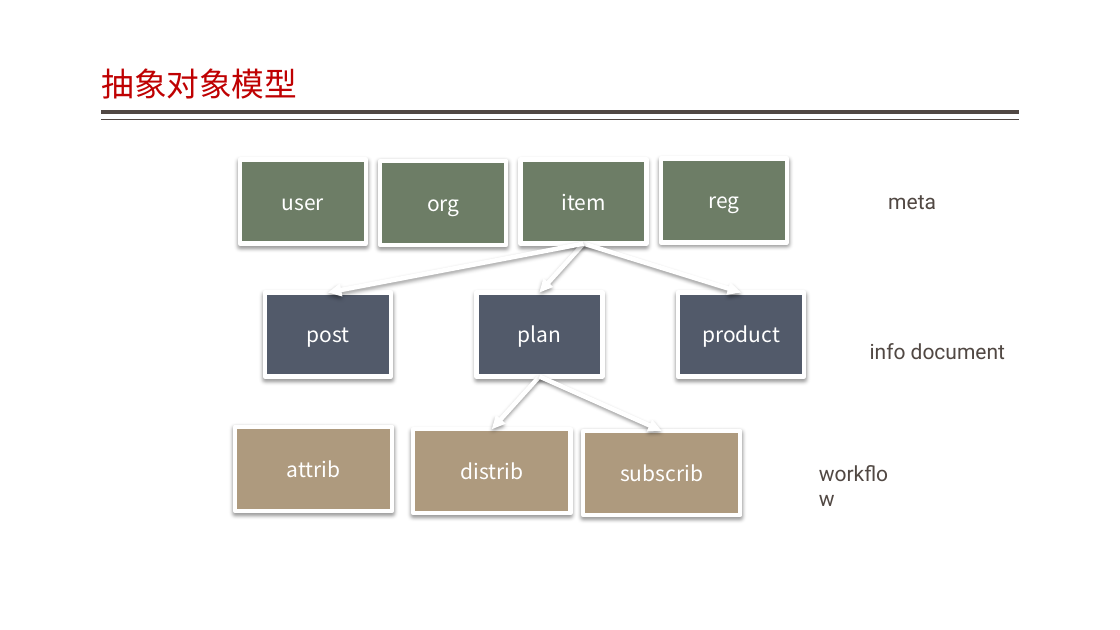
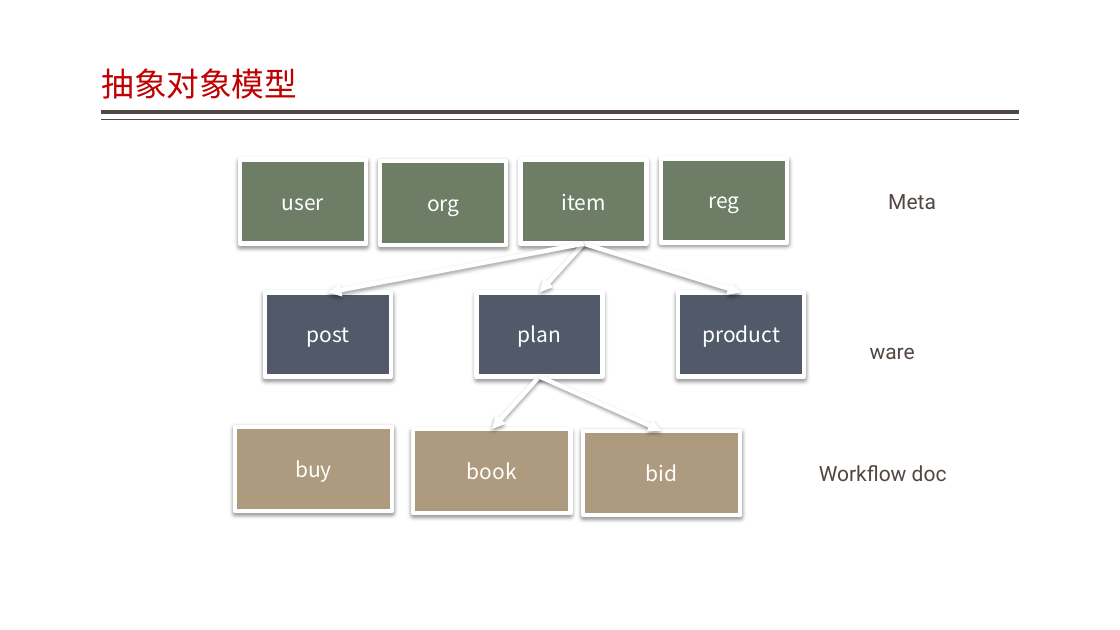
Before and after one commit to jzgi/chainsmart, a slide deck: slide 16 of Docs/振兴设计概要.pptx. Drawn at 1120x630 pixels with LibreOffice and Linux fonts; fonts in the diff are those of the drawing. Boxes give left, top, right and bottom in pixels: in the first picture for what was removed or moved away, otherwise in the second. Text is boxed around its words. In the diff, an @@ line names an element or a change of style, - is before the commit and + after.

```diff
--- a/Docs/振兴设计概要.pptx
+++ b/Docs/振兴设计概要.pptx
@@ text at box(888, 194, 936, 209): text changed @@
-meta
+Meta
@@ text at box(870, 347, 915, 359): text changed @@
-info document
+ware
@@ text in rectangle at box(295, 460, 332, 482): text changed @@
-attrib
+buy
@@ text in rectangle at box(467, 462, 517, 479): text changed @@
-distrib
+book
@@ text in rectangle at box(646, 464, 678, 481): text changed @@
-subscrib
+bid
@@ text at box(819, 465, 947, 481): text changed @@
-workflow
+Workflow doc
```
Also in this commit, not shown: 33 other files.
